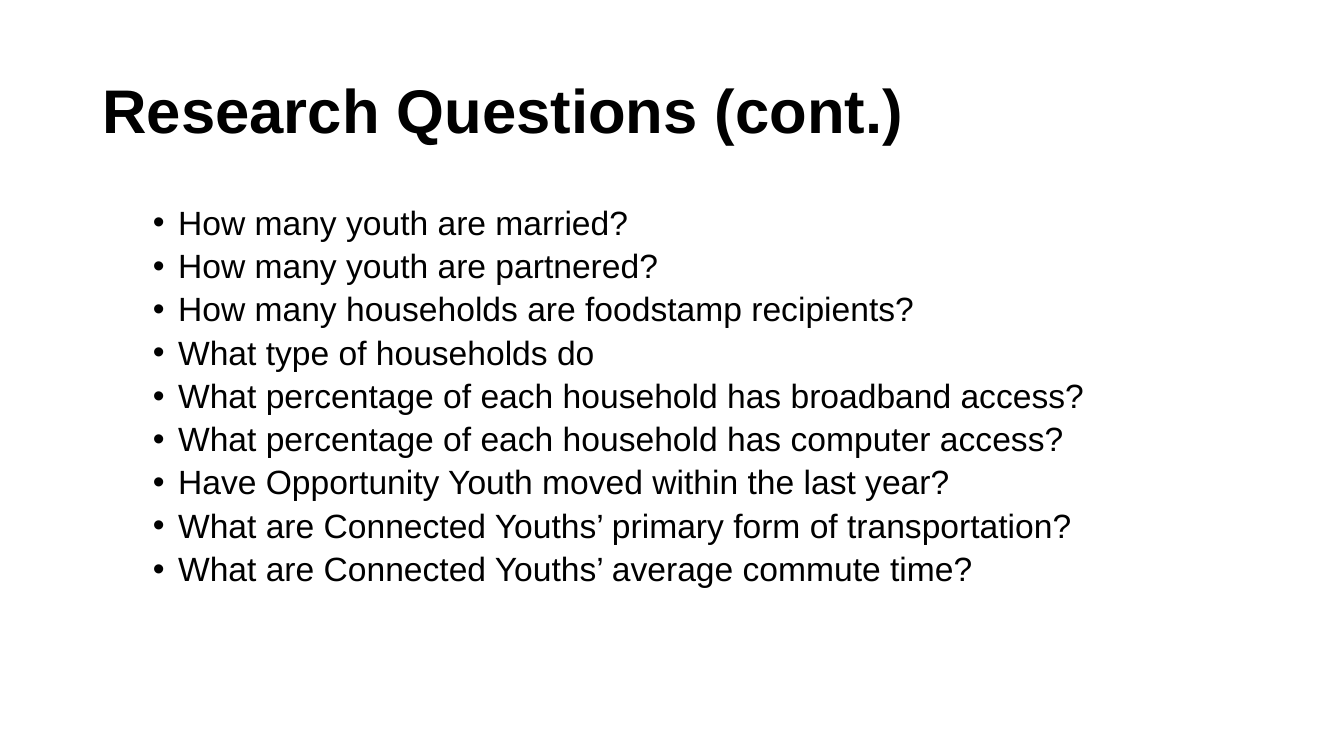
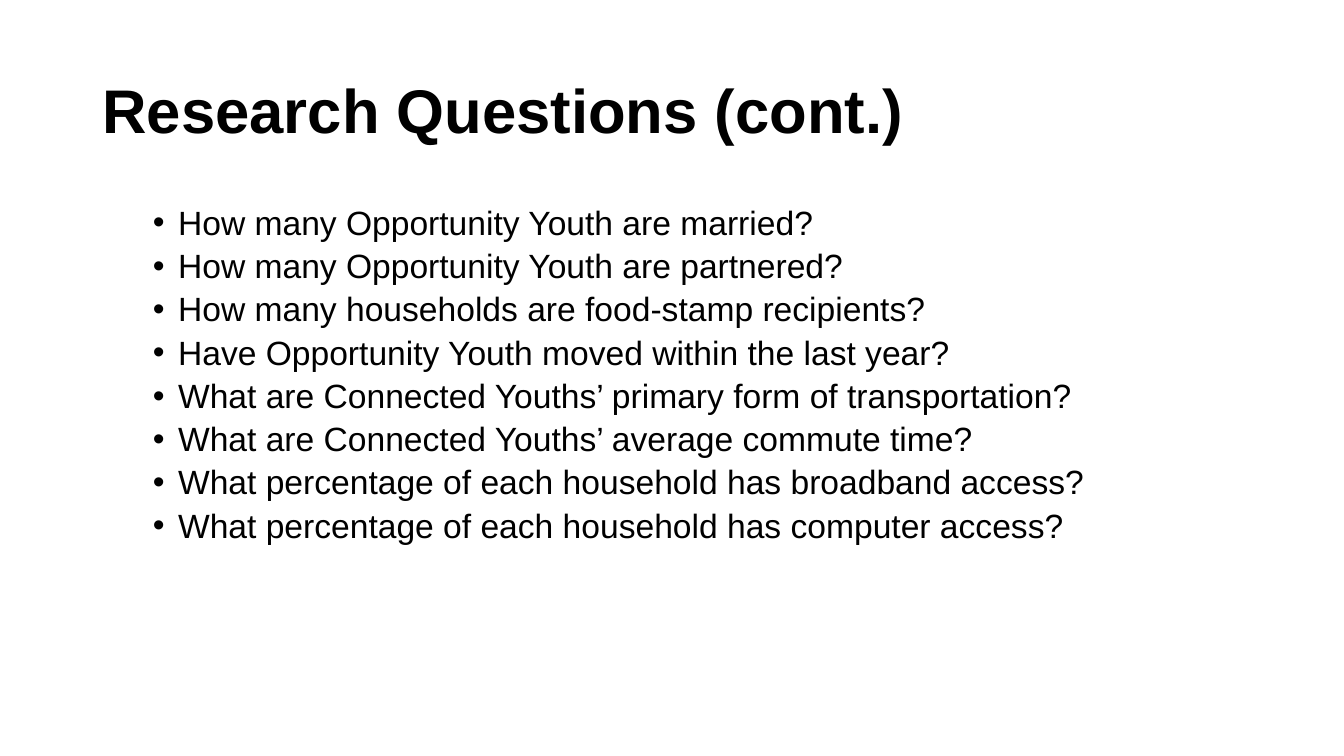
Before and after one commit to ucdiegorubi/oy_census_analysis, a slide deck: slide 4 of create_powerpoint/household_structure_estimates.pptx. Drawn at 1344x756 pixels with LibreOffice and Linux fonts; fonts in the diff are those of the drawing; background and template pictures are left out. Boxes give left, top, right and bottom in pixels: in the first picture for what was removed or moved away, otherwise in the second. Text is boxed around its words. In the diff, an @@ line names an element or a change of style, - is before the commit and + after.

```diff
--- a/create_powerpoint/household_structure_estimates.pptx
+++ b/create_powerpoint/household_structure_estimates.pptx
@@ text at [178,210,925,328]: text changed @@
-  • How many youth are married?
-  • How many youth are partnered?
-  • How many households are foodstamp recipients?
-  • What type of households do
-  • What percentage of each household has broadband access?
-  • What percentage of each household has computer access?
+  • How many Opportunity Youth are married?
+  • How many Opportunity Youth are partnered?
+  • How many households are food-stamp recipients?
@@ text at [178,469,1084,545]: paragraphs added @@
+  • What percentage of each household has broadband access?
+  • What percentage of each household has computer access?
```
Also in this commit, not shown: 6 other slides changed, 1 slide added, 1 slide removed, 6 other files.
